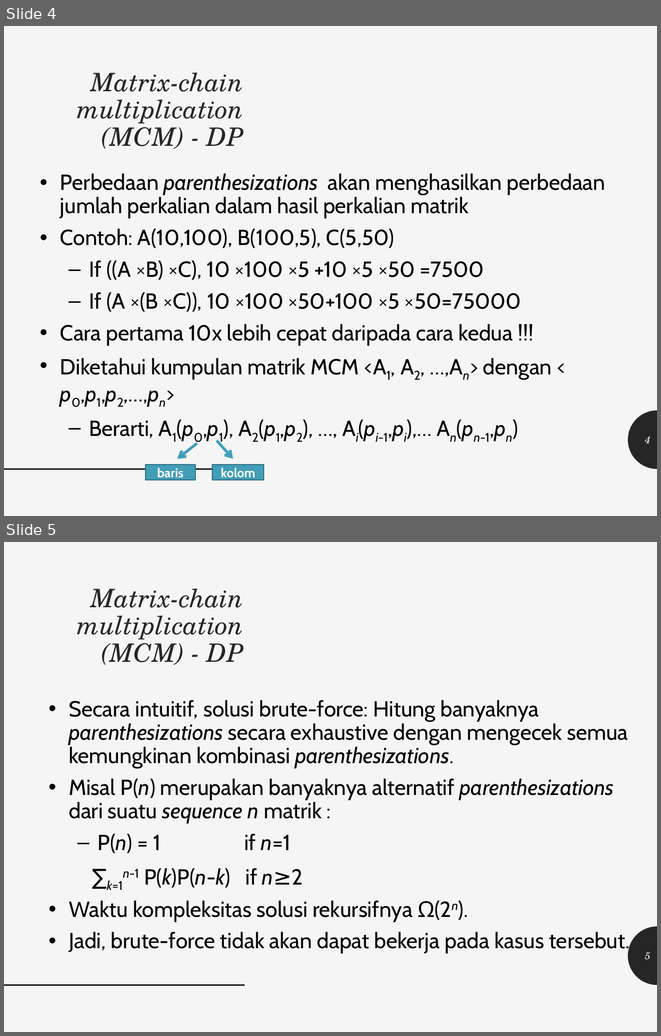
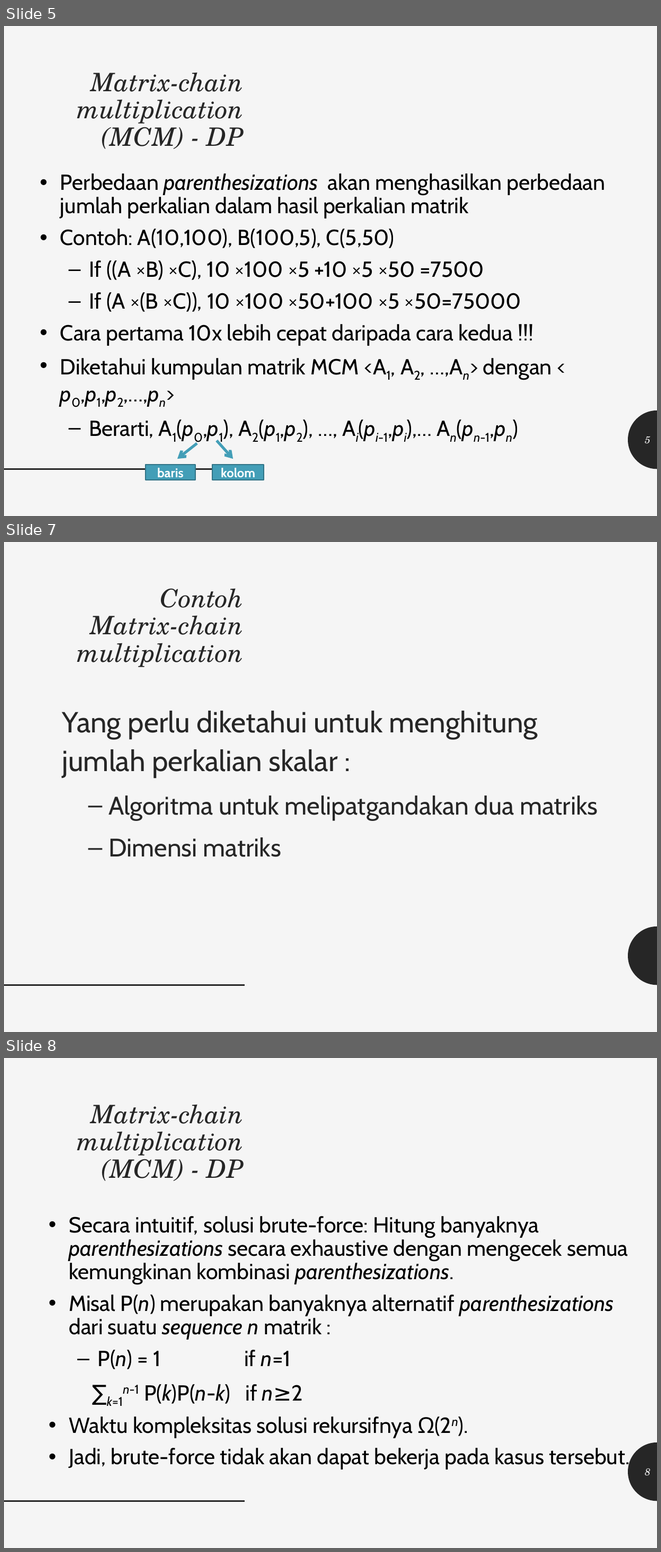
Before and after one commit to realicejoanne/analgo-01, a slide deck: Kelas - 5 (Presentasi UAS)/Analgo.pptx. Shown one above the other, each under a label of ours: slides 4 and 5 before the commit, slides 5, 7 and 8 after it; the slides between them are not shown. The pictures are 661x1036 and 661x1552 pixels, drawn with LibreOffice and Linux fonts; fonts in the diff are those of the drawing. Boxes give left, top, right and bottom in pixels: in the first picture for what was removed or moved away, otherwise in the second. Text is boxed around its words. In the diff, an @@ line names an element or a change of style, - is before the commit and + after.

```diff
--- a/Kelas - 5 (Presentasi UAS)/Analgo.pptx
+++ b/Kelas - 5 (Presentasi UAS)/Analgo.pptx
@@ slide 7 added at (4,542,657,1032), background #F5F5F5; not listed: 2 template elements that a slide beside it also shows @@
@@ title added at (77,588,244,667), 28 pt, text #262626, italic @@
+Contoh
+Matrix-chain multiplication
@@ text added at (62,711,598,857), 32 pt, text #262626 @@
+Yang perlu diketahui untuk menghitung jumlah perkalian skalar :
+  – Algoritma untuk melipatgandakan dua matriks
+  – Dimensi matriks
@@ what was slide 4 is now slide 5 @@
@@ page number at (645,436,650,444): text changed @@
-4
+5
@@ what was slide 5 is now slide 8 @@
@@ page number at (645,1468,650,1476): text changed @@
-5
+8
```
Also in this commit, not shown: 1 slide changed, 19 other slides added, 4 other files.
